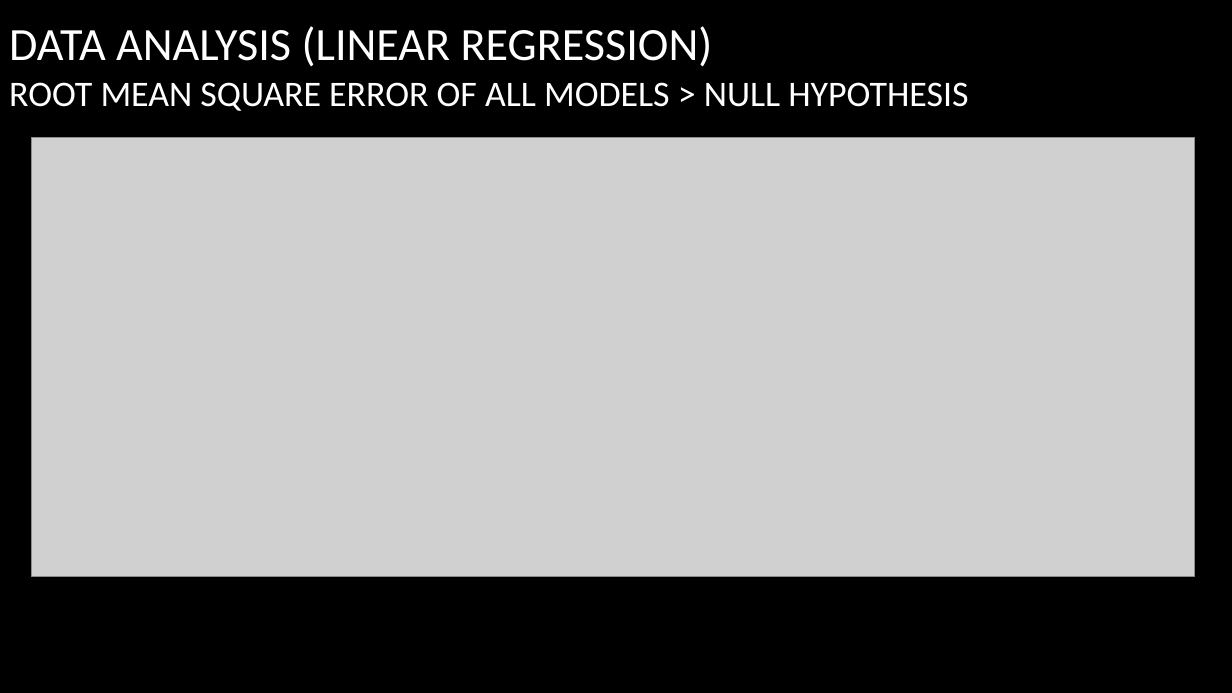
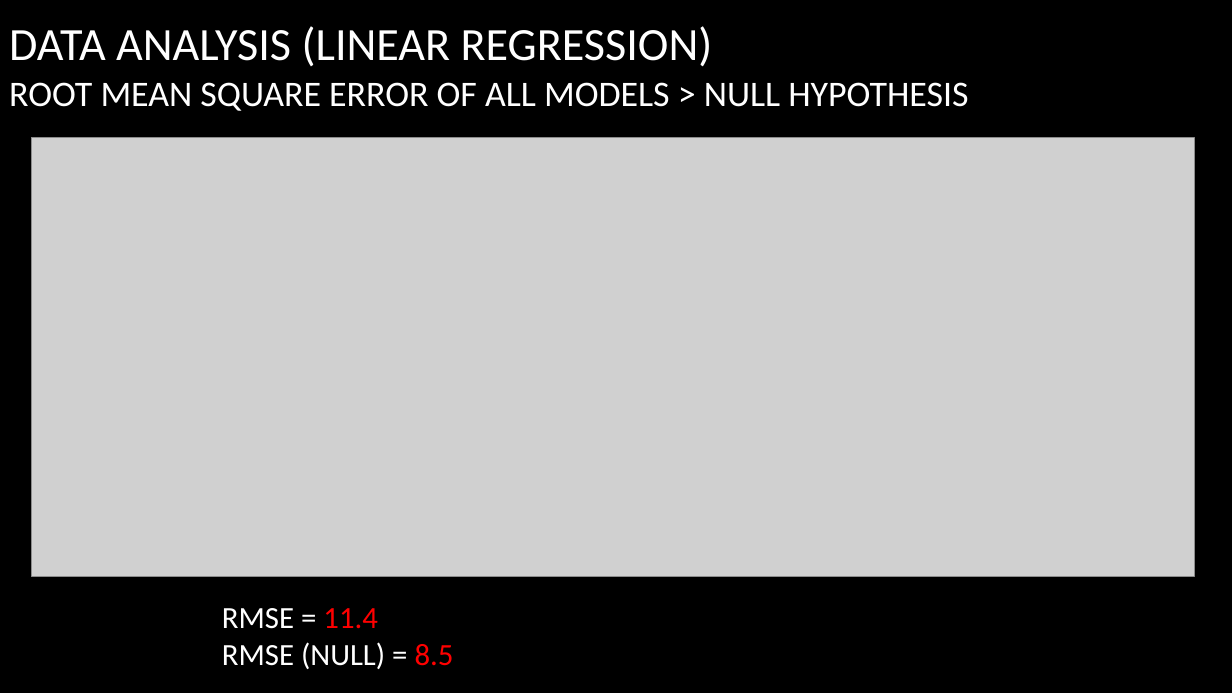
Before and after one commit to wayneheller/GA-Student-Project, a slide deck: slide 6 of presentations/Predicting solar storms_FINAL.pptx. Drawn at 1232x693 pixels with LibreOffice and Linux fonts; fonts in the diff are those of the drawing; grey boxes stand for pictures; background and template pictures are left out. Boxes give left, top, right and bottom in pixels: in the first picture for what was removed or moved away, otherwise in the second. Text is boxed around its words. In the diff, an @@ line names an element or a change of style, - is before the commit and + after.

```diff
--- a/presentations/Predicting solar storms_FINAL.pptx
+++ b/presentations/Predicting solar storms_FINAL.pptx
@@ text added at box(222, 608, 454, 669), 24 pt, text #FFFFFF @@
+RMSE = 11.4
+RMSE (NULL) = 8.5
```
Also in this commit, not shown: 4 other slides changed, 3 slides added, 10 other files.
